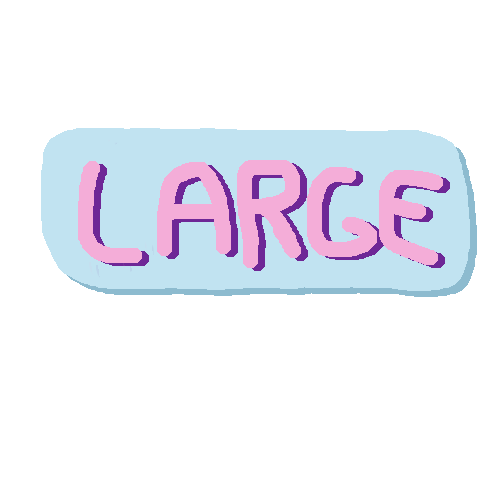
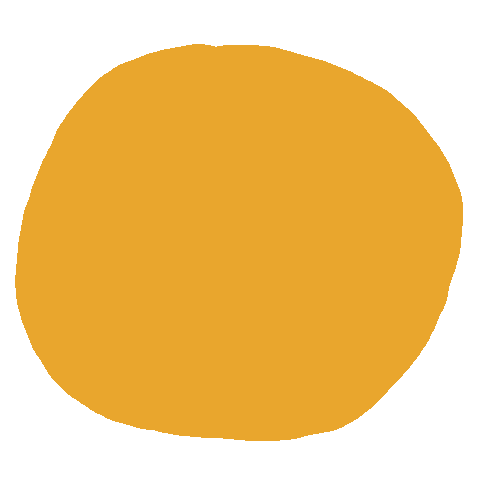
Revision of a layered 480 × 480 image; what changed, layer by layer:
added group "pac_gums" with 4 layers above "Walls_thinner" over [left=15, top=44, right=463, bottom=441]
added layer "super_pacgum #1" in group "pac_gums" over [left=15, top=44, right=463, bottom=441]
showed group "Walls_thinner" (22 layers) over [left=15, top=44, right=477, bottom=441]
added group "boutons" with 14 layers above "Player" over [left=41, top=111, right=477, bottom=297]
hid "large copy", moved it into group "boutons" over [left=78, top=139, right=443, bottom=275]
hid "large", moved it into group "boutons" over [left=85, top=142, right=450, bottom=278]
hid "Play_0", moved it into group "boutons" over [left=41, top=128, right=470, bottom=291]
hid "Play_0 copy", moved it into group "boutons" over [left=48, top=134, right=477, bottom=297]
